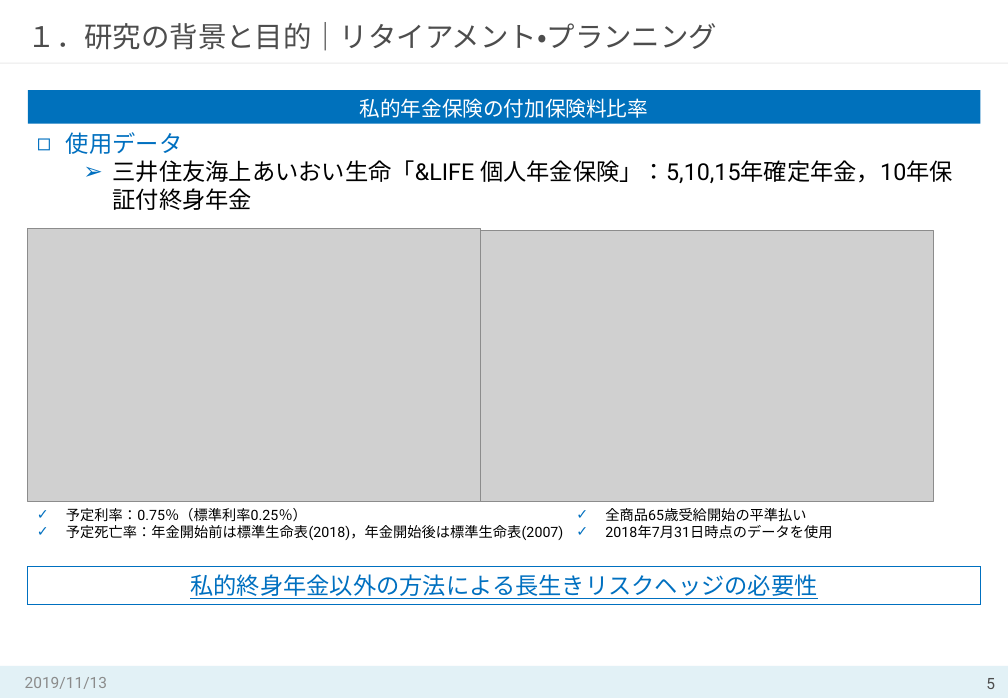
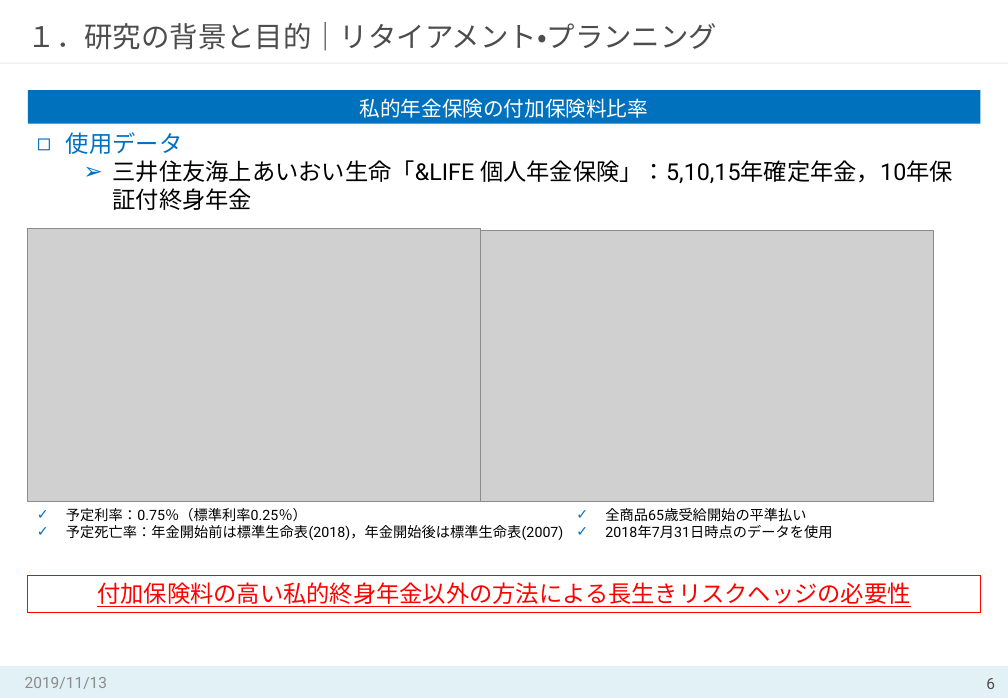
Before and after one commit to MasahiroShibahara/Open, a slide deck: slide 6 of Masahiro_Shibahara①.pptx (slide 5 before the commit). Drawn at 1008x698 pixels with LibreOffice and Linux fonts; fonts in the diff are those of the drawing; grey boxes stand for pictures. Boxes give left, top, right and bottom in pixels: in the first picture for what was removed or moved away, otherwise in the second. Text is boxed around its words. In the diff, an @@ line names an element or a change of style, - is before the commit and + after.

```diff
--- a/Masahiro_Shibahara①.pptx
+++ b/Masahiro_Shibahara①.pptx
@@ rectangle "付加保険料の高い私的終身年金以外の方法による長生きリスクヘッジの必要性": place and size @@
-rectangle "付加保険料の高い私的終身年金以外の方法による長生きリスクヘッジの必要性" at <box>28,567,981,604</box>
+rectangle "付加保険料の高い私的終身年金以外の方法による長生きリスクヘッジの必要性" at <box>28,575,981,612</box>
@@ rectangle "付加保険料の高い私的終身年金以外の方法による長生きリスクヘッジの必要性" at <box>28,575,981,612</box>: outline #0070C0 0.75 pt to #FF0000 0.75 pt @@
@@ text in rectangle at <box>97,582,910,607</box>: text changed; text colour #0070C0 to #FF0000 @@
-私的終身年金以外の方法による長生きリスクヘッジの必要性
+付加保険料の高い私的終身年金以外の方法による長生きリスクヘッジの必要性
@@ page number at <box>986,678,995,689</box>: text changed @@
-5
+6
```
Also in this commit, not shown: 23 other slides changed, 4 slides added, 1 slide removed.
